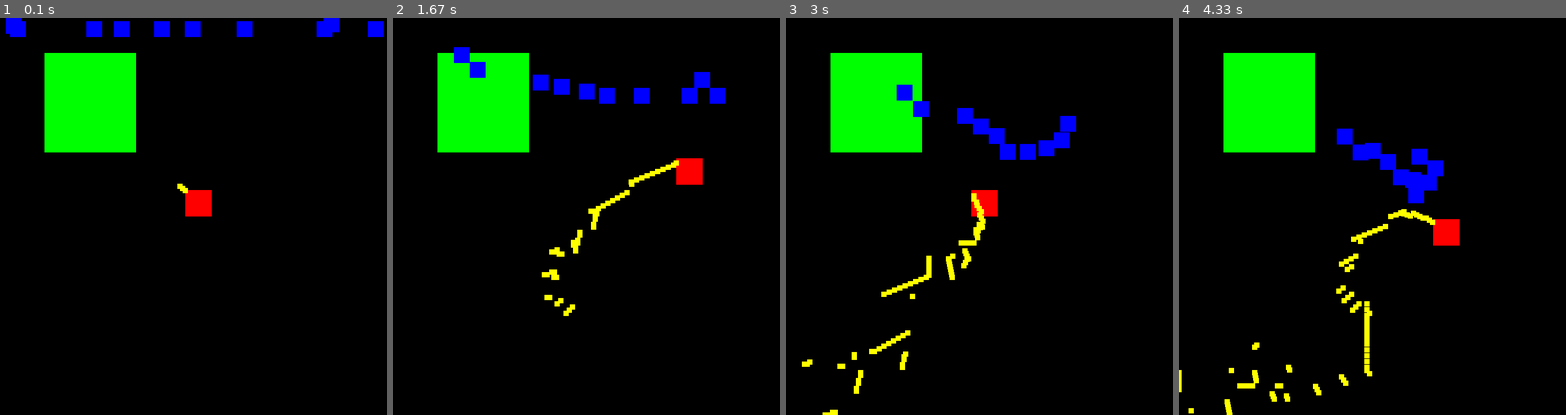
Above: before the commit, frames 1-4 (left to right).
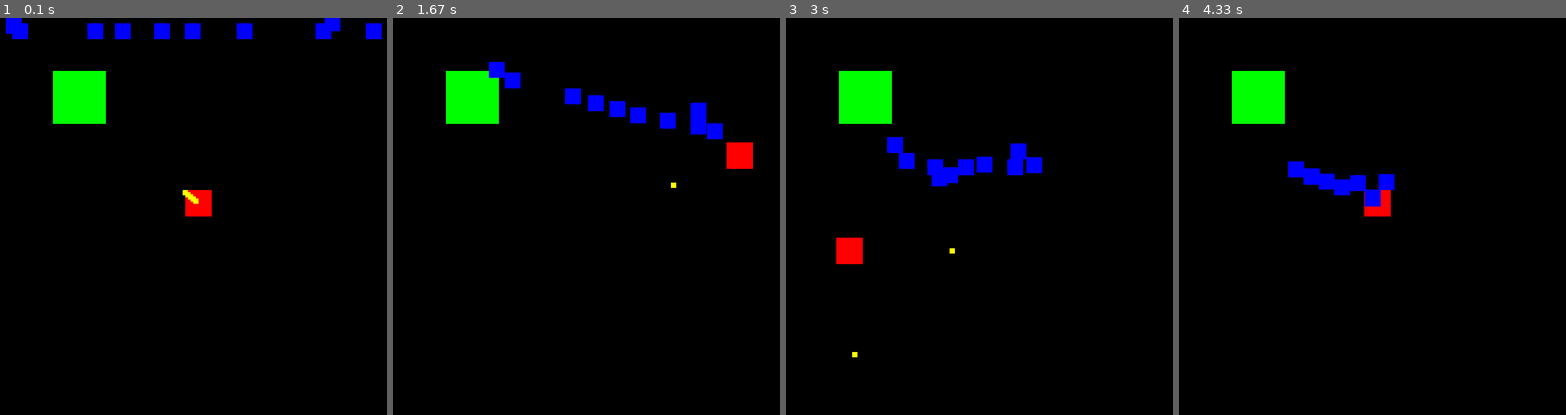
Above: after the commit, the same moments.

Repository: PouchyCorp/Pygame-TD
Game: pygame game, started from main.py
Two runs of this game, one before a commit and one after it. Both use one fixed random seed, a clock stepped at 60 frames per second and the inputs below.
Inputs (mouse positions are in pixels of both pictures, inside the frame that each line leads up to):
- Up to frame 1 (0.1 s): no input
- Up to frame 2 (1.67 s): hold Right 0.33-0.8 s; move the mouse to (574, 236) at 0.37 s; hold Up 0.83-1.13 s; hold Right 1.17-1.63 s
- Up to frame 3 (3 s): hold Left 1.67-2.2 s; hold Down 2.23-2.53 s; hold Left 2.57-2.97 s
- Up to frame 4 (4.33 s): hold Up 3-3.37 s; hold Right 3.4-4.03 s; hold Down from 4.07 s (still down)

The runs differ from the first frame. In frame 1, 4.7% of the frame differs, in the area x 2-100%, y 0-47%; in frame 2, 8.4%; in frame 3, 8.6%; in frame 4, 8.9%, in the area x 0-73%, y 8-100%.

Commit message:
functional attack speed

Diff:
--- a/main.py
+++ b/main.py
@@ -2,31 +2,9 @@
 import random
 import math
 
-
-
 WIDTH, HEIGHT = 750, 750
 WIN = pygame.display.set_mode((WIDTH, HEIGHT))
 pygame.display.set_caption("UwU")
-
-list_sec = list(range(50, 200))
-
-
-
-x = random.choice(list_sec)
-y = random.choice(list_sec)
-z = random.choice(list_sec)
-v = random.choice(list_sec)
-
-print(x)
-print(y)
-print(z)
-print(v)
-
-
-AXE_4 = int(v)
-AXE_3 = int(z)
-AXE_2 = int(y)
-AXE_1 = int(x)
 
 PLAYER_WIDTH = 50
 PLAYER_HEIGHT = 50
@@ -35,6 +13,9 @@
 enemyNumber = 10
 enemyWidth = 30
 enemyHeight = 30
+
+bulletWidth = 10
+bulletHeight = 10
 
 class Bullet:
     def __init__(self,x,y,width,height,dir,vel):
@@ -82,9 +63,9 @@
         self.move_ip(dirvect)
         return
 
-def playerBulletsLogic (player,bullets):
+def playerBulletsInit (player,bullets):
      global bullet
-     bullet = Bullet(player.x,player.y,10,10,0,4)
+     bullet = Bullet(player.x+PLAYER_WIDTH/2-bulletWidth/2,player.y+PLAYER_HEIGHT/2-bulletHeight/2,10,10,0,4)
      bullets.append(bullet)
      return bullets
 
@@ -96,12 +77,10 @@
     for bullet in bullets:
         if bullet.rect.colliderect(wall) or bullet.x > WIDTH or bullet.x < 0 or bullet.y > HEIGHT or bullet.y <0:
                 bullets.remove(bullet)
-                break
         for enemy in enemies:
-            if bullet.rect.colliderect(enemy):
+            if bullet.rect.colliderect(enemy) and bullet in bullets:
                 bullets.remove(bullet)
                 enemies.remove(enemy)
-                break
         if bullet.dir == 0:
              bullet.dir = -mouseDir
         bullet.rect.move_ip(bullet.dir)
@@ -114,11 +93,13 @@
     run = True
 
     player = pygame.Rect(WIDTH/2 - PLAYER_WIDTH/2, HEIGHT/2 - PLAYER_HEIGHT, PLAYER_WIDTH, PLAYER_HEIGHT)   #taille de chaque objet de la scene
-    wall = pygame.Rect(AXE_1,AXE_2,AXE_3,AXE_4)
+    wall = pygame.Rect(100,100,100,100)
     enemy = pygame.Rect(0,0,30,30)
     enemies = []
     bullets = []
     clock = pygame.time.Clock()
+    attackSpeed = 75
+    attackSpeedIncrement = clock.get_fps()
 
     for i in range(enemyNumber):                                    #fait spawn les noobies
              enemyX = random.choice([i for i in range(WIDTH)])
@@ -126,7 +107,7 @@
              enemies.append(enemy)
 
     while run:
-        clock.tick(40)          #tick par seconde du gaming
+        clock.tick(60)          #tick par seconde du gaming
 
         playerXPrev = player.x      #variable qui definie la position du joueur
         playerYPrev = player.x
@@ -136,7 +117,7 @@
         for event in pygame.event.get():
             if event.type == pygame.QUIT:
                 run = False
-                break\
+                break
 
         #collision du mur avec le joueur
         if player.colliderect(wall):
@@ -156,7 +137,10 @@
         for enemy in enemies:
             enemyCollision(enemy,enemies,enemyDirection(enemy,player),player)
 
-        playerBulletsLogic(player,bullets)
+        attackSpeedIncrement += clock.get_fps()/attackSpeed
+        if attackSpeedIncrement >= clock.get_fps():
+            attackSpeedIncrement = 0
+            playerBulletsInit(player,bullets)
         playerWeapon(player,bullets,enemies,wall)
 
         draw(player, wall, enemies, bullets)
